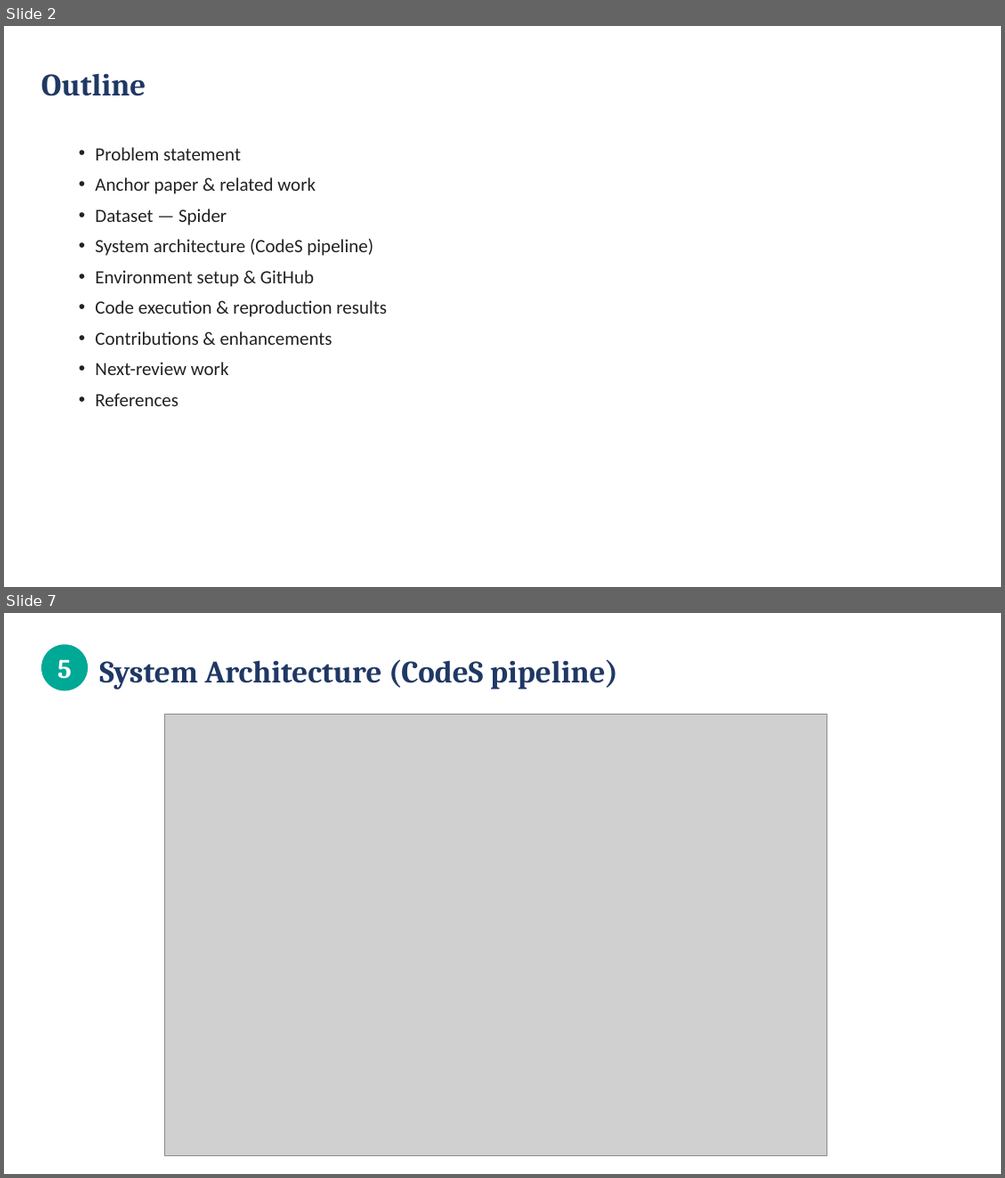
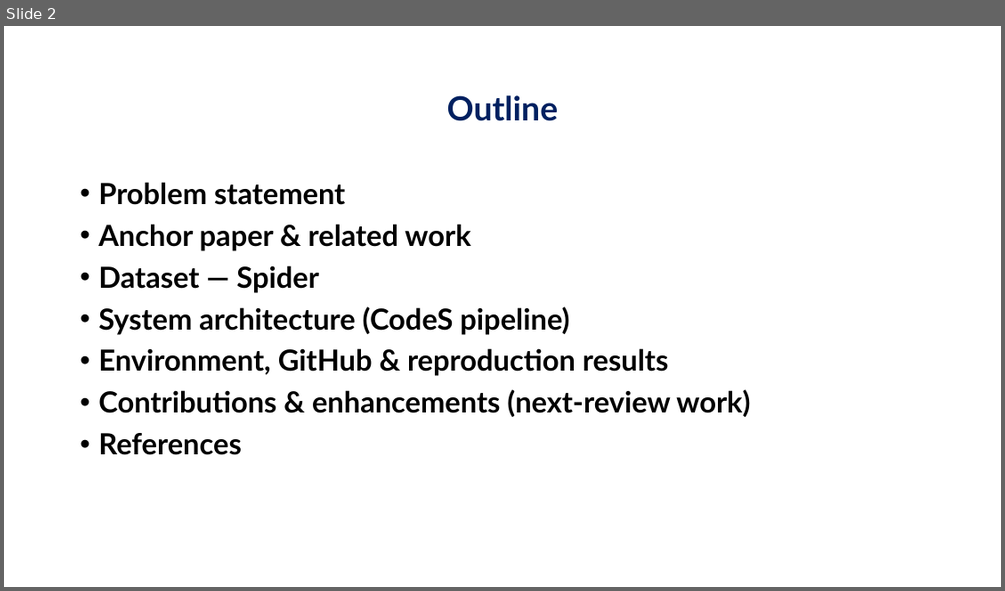
Before and after one commit to jayakanthh/QueryGenie, a slide deck: docs/reviews/Review2_QueryGenie.pptx. Shown one above the other, each under a label of ours: slides 2 and 7 before the commit, slide 2 after it; the slides between them are not shown. The pictures are 1005x1178 and 1005x591 pixels, drawn with LibreOffice and Linux fonts; fonts in the diff are those of the drawing; grey boxes stand for pictures; background and template pictures are left out. Boxes give left, top, right and bottom in pixels: in the first picture for what was removed or moved away, otherwise in the second. Text is boxed around its words. In the diff, an @@ line names an element or a change of style, - is before the commit and + after.

```diff
--- a/docs/reviews/Review2_QueryGenie.pptx
+++ b/docs/reviews/Review2_QueryGenie.pptx
@@ slide 7 removed at box(4, 613, 1001, 1174), background #FFFFFF @@
@@ ellipse removed at box(41, 644, 88, 690) @@
@@ text removed at box(57, 659, 72, 679) @@
-5
@@ text removed at box(99, 659, 618, 690) @@
-System Architecture (CodeS pipeline)
@@ picture removed at box(165, 714, 826, 1155) @@
@@ slide 2 changed as well @@
@@ title "Outline": place and size @@
-title "Outline" at box(41, 73, 146, 96)
+title "Outline" at box(447, 95, 558, 121)
@@ title "Outline" at box(447, 95, 558, 121): size 30 to 32 pt, font Cambria to Lato, text colour #1F3864 to #002060; alignment left to centre; line spacing 1 to 0.9 @@
@@ text "Problem statement": place and size @@
-text "Problem statement" at box(95, 147, 387, 406)
+text "Problem statement" at box(98, 182, 750, 455)
@@ text at box(98, 182, 569, 455): size 18 to 28 pt, font Calibri to Lato, text colour #222222 to #000000, bold on in "Problem statement", "Anchor paper & related work", "Dataset — Spider", "System architecture (CodeS pipeline)" and 1 more places; indent changed; line spacing 1 to 0.9; more space between paragraphs @@
@@ text at box(98, 348, 750, 417): text changed; size 18 to 28 pt; font Calibri to Lato; text colour #222222 to #000000; bold on @@
-• Environment setup & GitHub
-• Code execution & reproduction results
-• Contributions & enhancements
-• Next-review work
+• Environment, GitHub & reproduction results
+• Contributions & enhancements (next-review work)
```
Also in this commit, not shown: 5 other slides changed, 4 slides added, 4 other slides removed.
